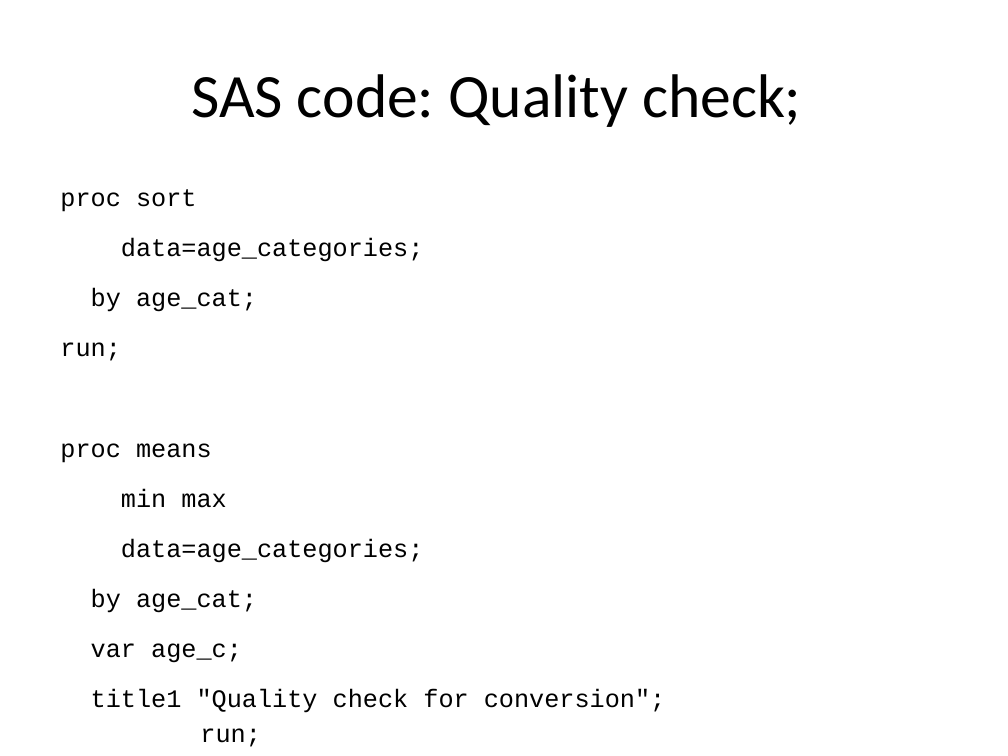
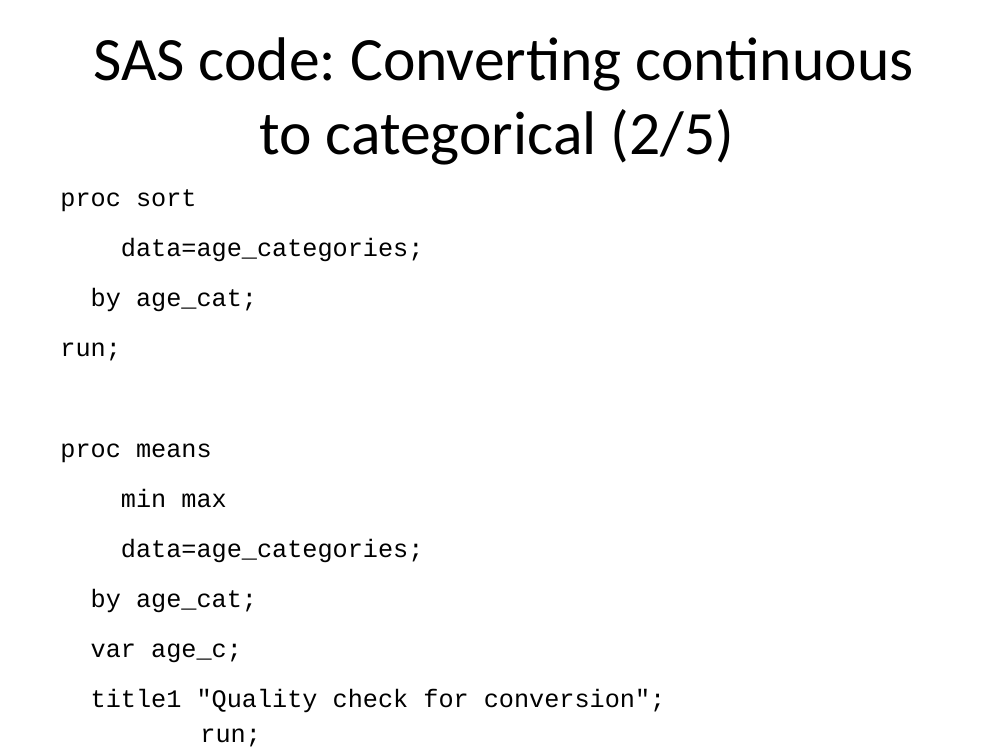
Before and after one commit to pmean/introduction-to-SAS, a slide deck: slide 26 of results/m04-slides-and-speaker-notes.pptx (slide 22 before the commit). Drawn at 1008x756 pixels with LibreOffice and Linux fonts; fonts in the diff are those of the drawing. Boxes give left, top, right and bottom in pixels: in the first picture for what was removed or moved away, otherwise in the second. Text is boxed around its words. In the diff, an @@ line names an element or a change of style, - is before the commit and + after.

```diff
--- a/results/m04-slides-and-speaker-notes.pptx
+++ b/results/m04-slides-and-speaker-notes.pptx
@@ title at [93, 37, 914, 165]: text changed @@
-SAS code: Quality check;
+SAS code: Converting continuous to categorical (2/5)
```
Also in this commit, not shown: 32 other slides changed, 14 slides added, 2 slides removed, 27 other files.
